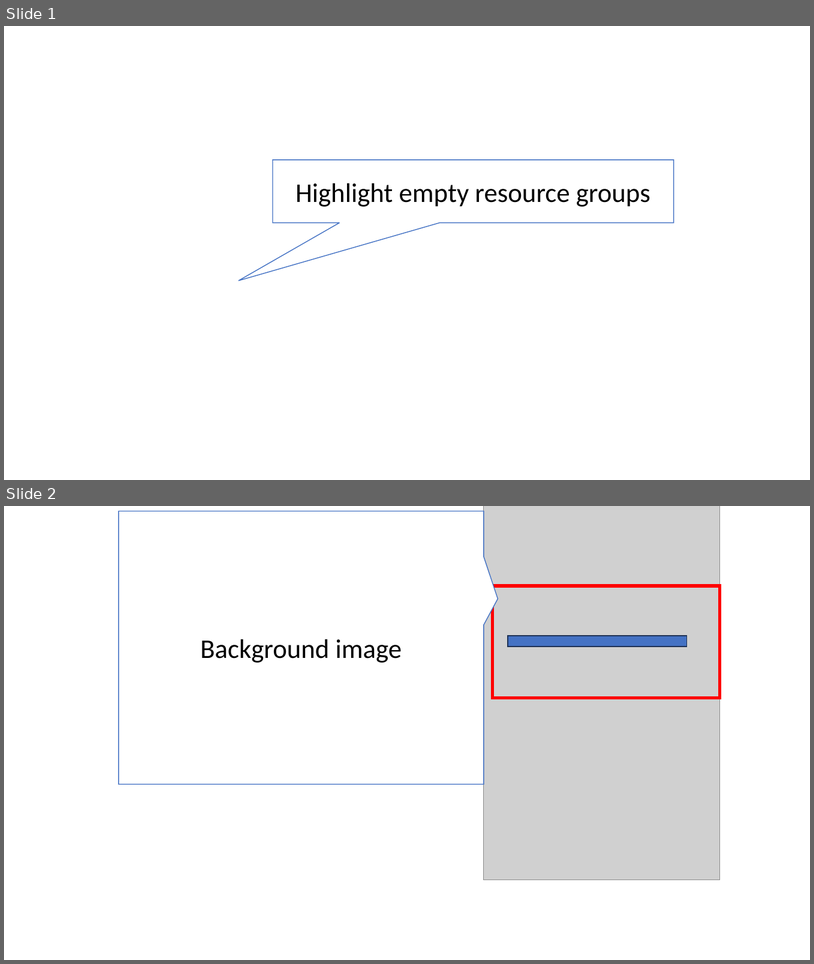
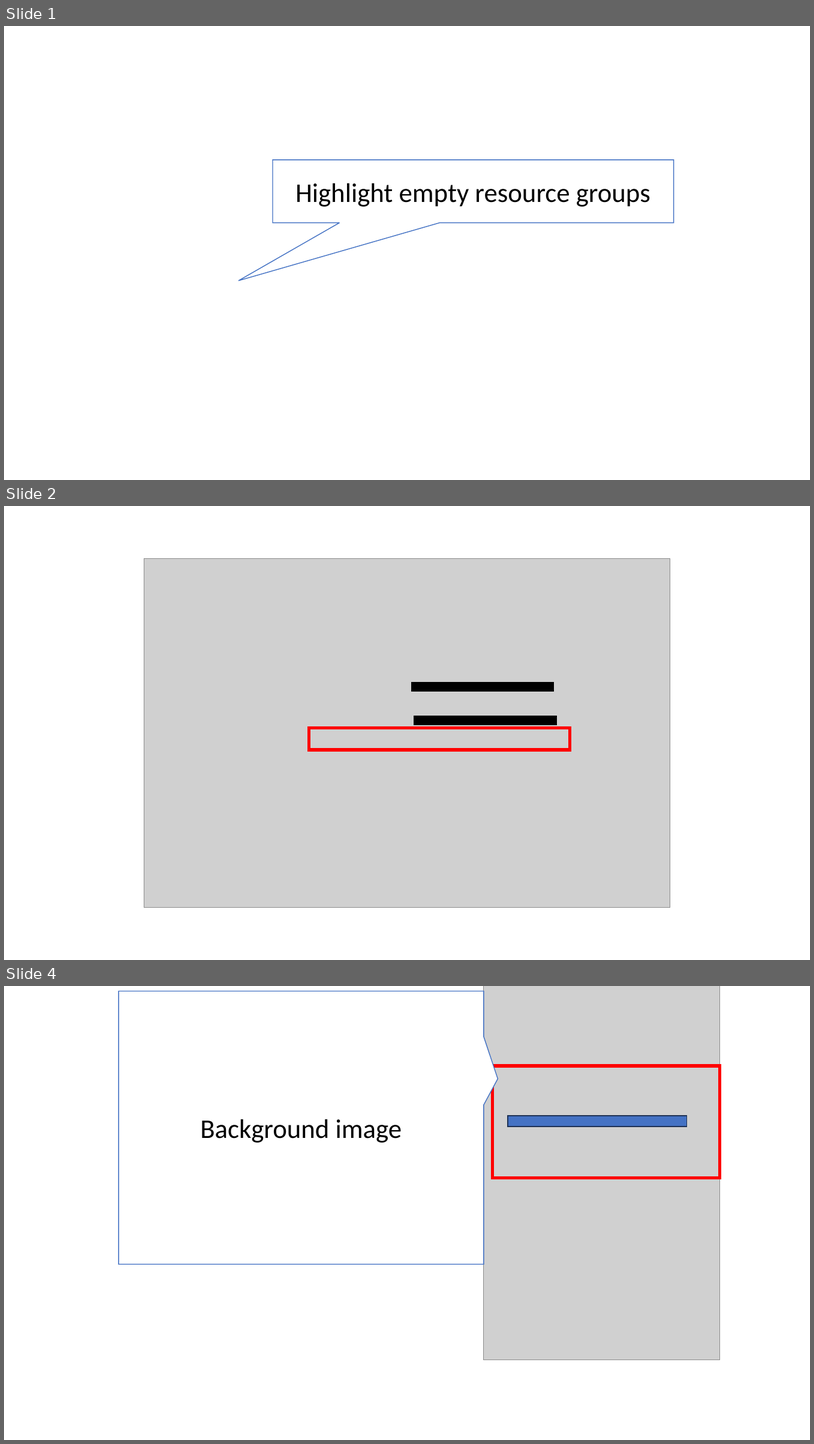
Before and after one commit to normalian/My-Azure-Portal-ChromeExtension, a slide deck: My Azure Extension.pptx. Shown one above the other, each under a label of ours: slides 1 and 2 before the commit, slides 1, 2 and 4 after it; the slides between them are not shown. The pictures are 814x964 and 814x1444 pixels, drawn with LibreOffice and Linux fonts; fonts in the diff are those of the drawing; grey boxes stand for pictures; background and template pictures are left out. Boxes give left, top, right and bottom in pixels: in the first picture for what was removed or moved away, otherwise in the second. Text is boxed around its words. In the diff, an @@ line names an element or a change of style, - is before the commit and + after.

```diff
--- a/My Azure Extension.pptx
+++ b/My Azure Extension.pptx
@@ slide 2 added at bbox=[4, 506, 810, 960], background #FFFFFF @@
@@ picture added at bbox=[144, 558, 671, 907] @@
@@ rectangle added at bbox=[412, 682, 554, 691], fill #000000, outline #000000 1 pt @@
@@ rectangle added at bbox=[414, 716, 557, 725], fill #000000, outline #000000 1 pt @@
@@ rectangle added at bbox=[309, 728, 570, 750], outline #FF0000 4 pt @@
@@ what was slide 2 is now slide 4 @@
```
Also in this commit, not shown: 1 other slide added, 9 other files.
